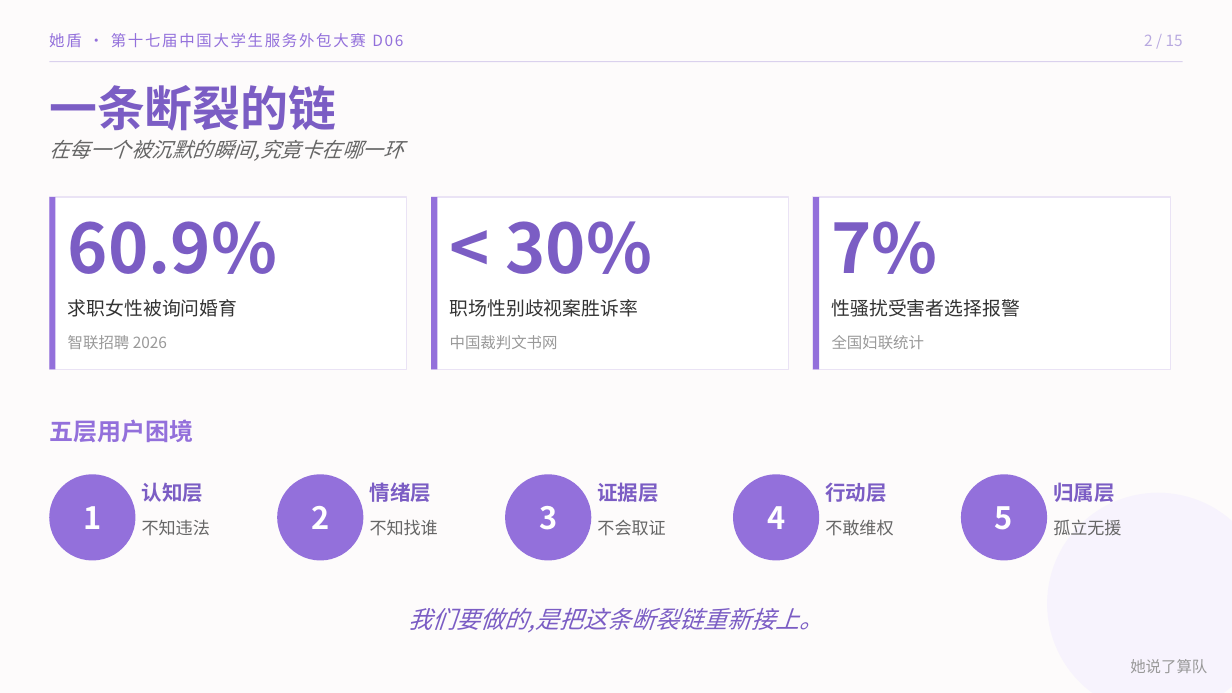
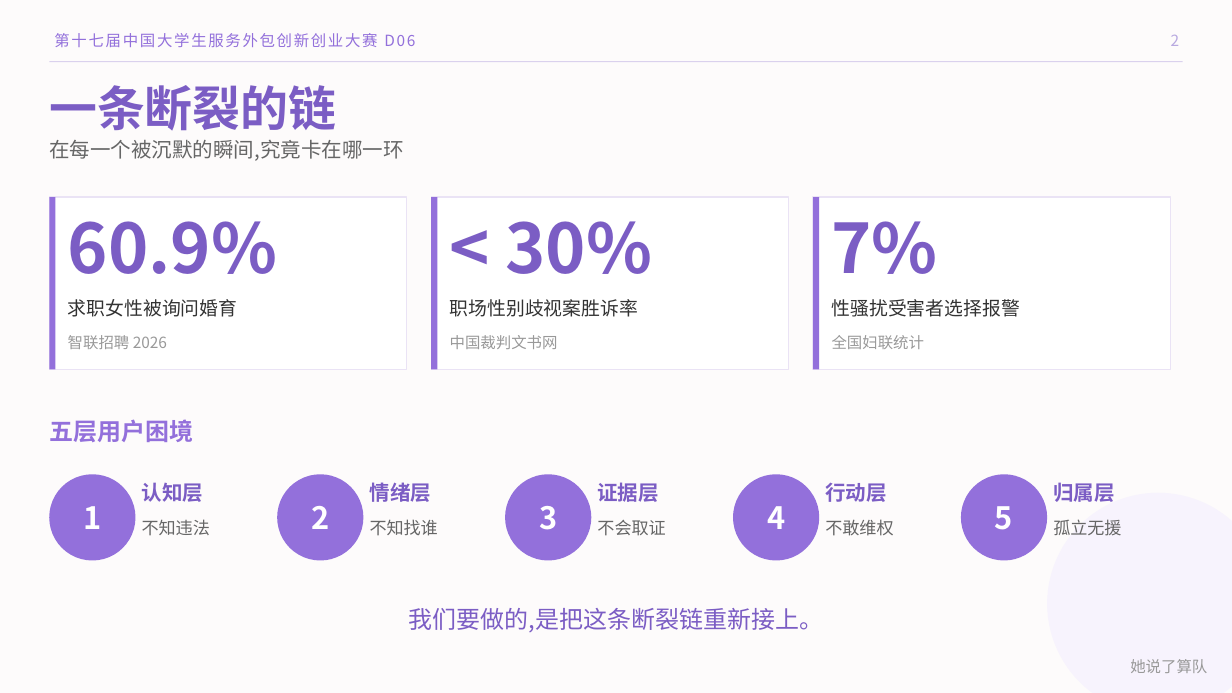
Before and after one commit to Huangjwwen/her_shield, a slide deck: slide 2 of docs/她盾_答辩_v0.pptx. Drawn at 1232x693 pixels with LibreOffice and Linux fonts; fonts in the diff are those of the drawing. Boxes give left, top, right and bottom in pixels: in the first picture for what was removed or moved away, otherwise in the second. Text is boxed around its words. In the diff, an @@ line names an element or a change of style, - is before the commit and + after.

```diff
--- a/docs/她盾_答辩_v0.pptx
+++ b/docs/她盾_答辩_v0.pptx
@@ text at [54, 33, 377, 47]: text changed @@
-她盾 · 第十七届中国大学生服务外包大赛 D06
+第十七届中国大学生服务外包创新创业大赛 D06
@@ text at [1171, 35, 1180, 46]: text changed @@
-2 / 15
+2
@@ text "在每一个被沉默的瞬间,究竟卡在哪一环" at [49, 140, 404, 161]: italic off @@
@@ text "我们要做的,是把这条断裂链重新接上。" at [408, 608, 823, 632]: italic off @@
```
Also in this commit, not shown: 13 other slides changed, 20 other files.
